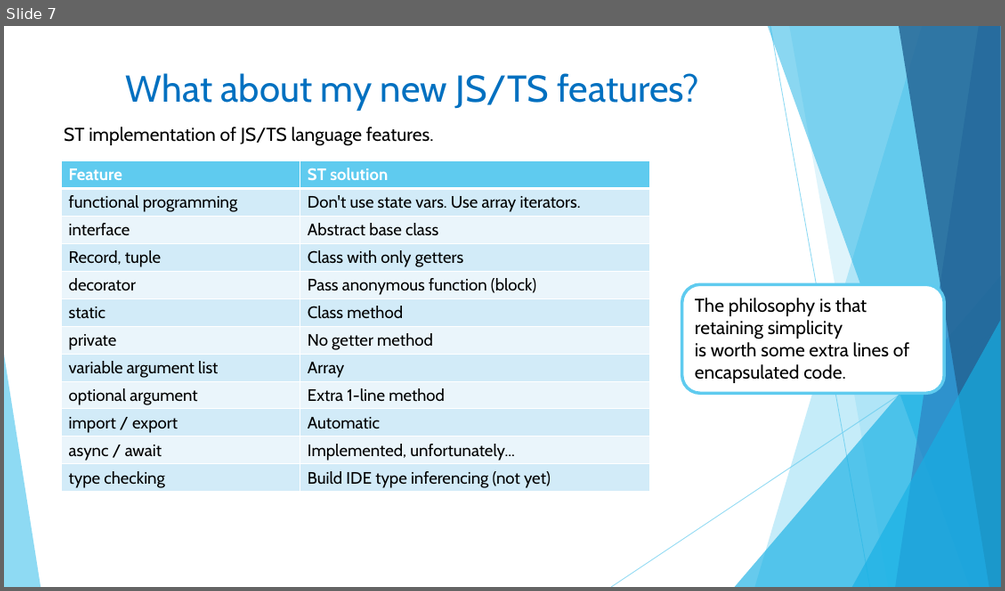
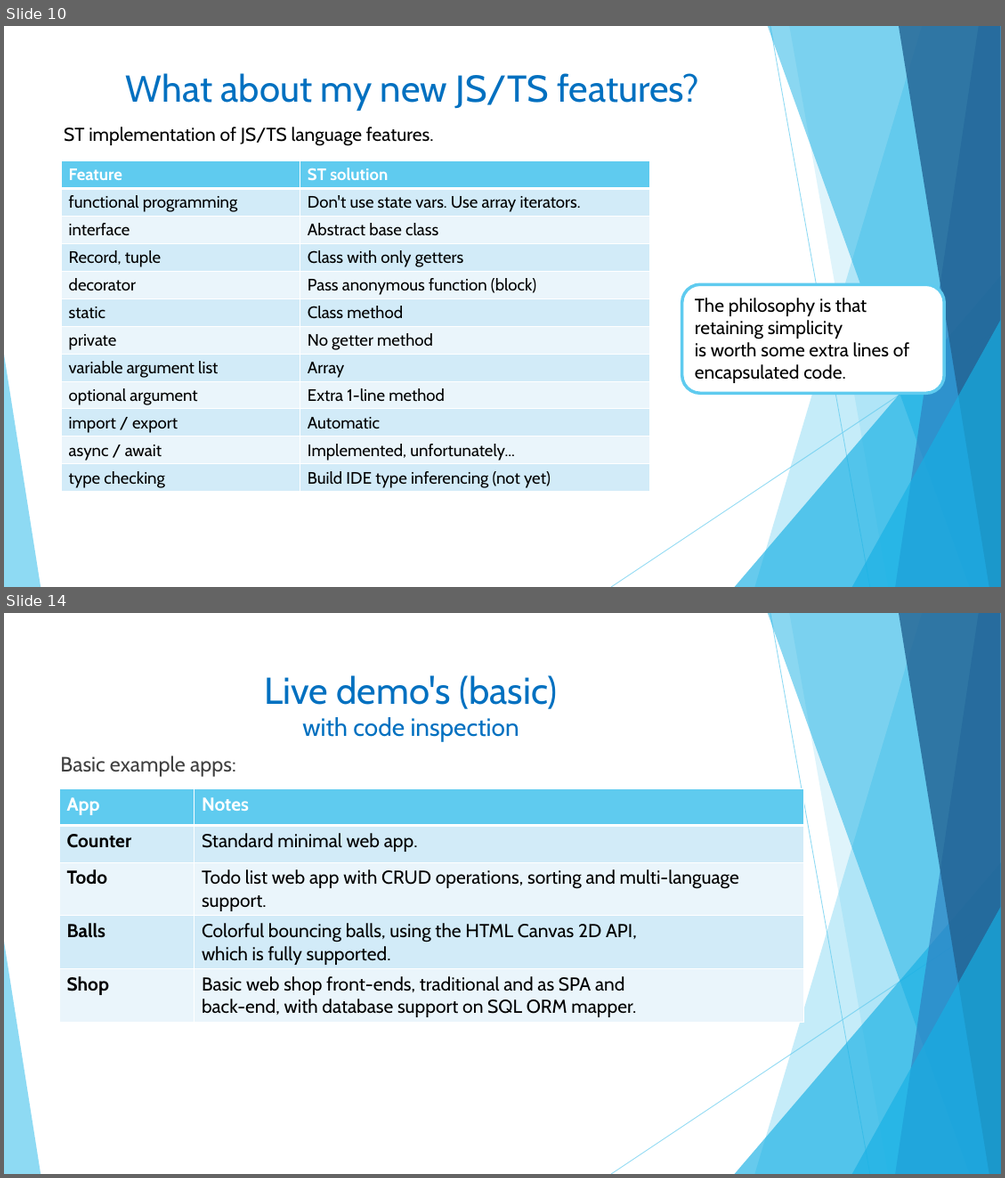
Before and after one commit to Small-JS/SmallJS, a slide deck: Documentation/Why_SmallJS.pptx. Shown one above the other, each under a label of ours: slide 7 before the commit, slides 10 and 14 after it; the slides between them are not shown. The pictures are 1005x591 and 1005x1178 pixels, drawn with LibreOffice and Linux fonts; fonts in the diff are those of the drawing. Boxes give left, top, right and bottom in pixels: in the first picture for what was removed or moved away, otherwise in the second. Text is boxed around its words. In the diff, an @@ line names an element or a change of style, - is before the commit and + after.

```diff
--- a/Documentation/Why_SmallJS.pptx
+++ b/Documentation/Why_SmallJS.pptx
@@ slide 14 added at box(4, 613, 1001, 1174), background #FFFFFF; not listed: 10 template elements that a slide beside it also shows @@
@@ title added at box(264, 675, 557, 742), 24 pt, text #0070C0 @@
+Live demo's (basic)
+with code inspection
@@ text added at box(60, 755, 236, 777), 20 pt, text #404040 @@
+Basic example apps:
@@ table added at box(59, 788, 803, 1021), 5 rows, 2 columns @@
+App | Notes
+Counter | Standard minimal web app.
+Todo | Todo list web app with CRUD operations, sorting and multi-language support.
+Balls | Colorful bouncing balls, using the HTML Canvas 2D API, which is fully supported.
+Shop | Basic web shop front-ends, traditional and as SPA and / back-end, with database support on SQL ORM mapper.
@@ what was slide 7 is now slide 10 @@
```
Also in this commit, not shown: 8 slides changed, 4 other slides added, 2 other files.
